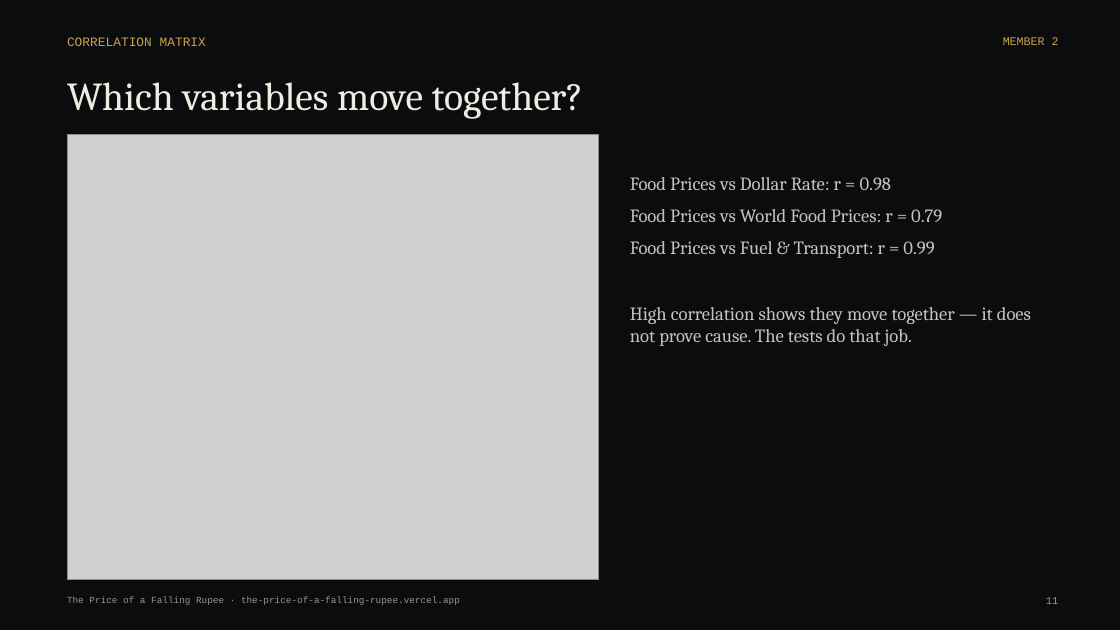
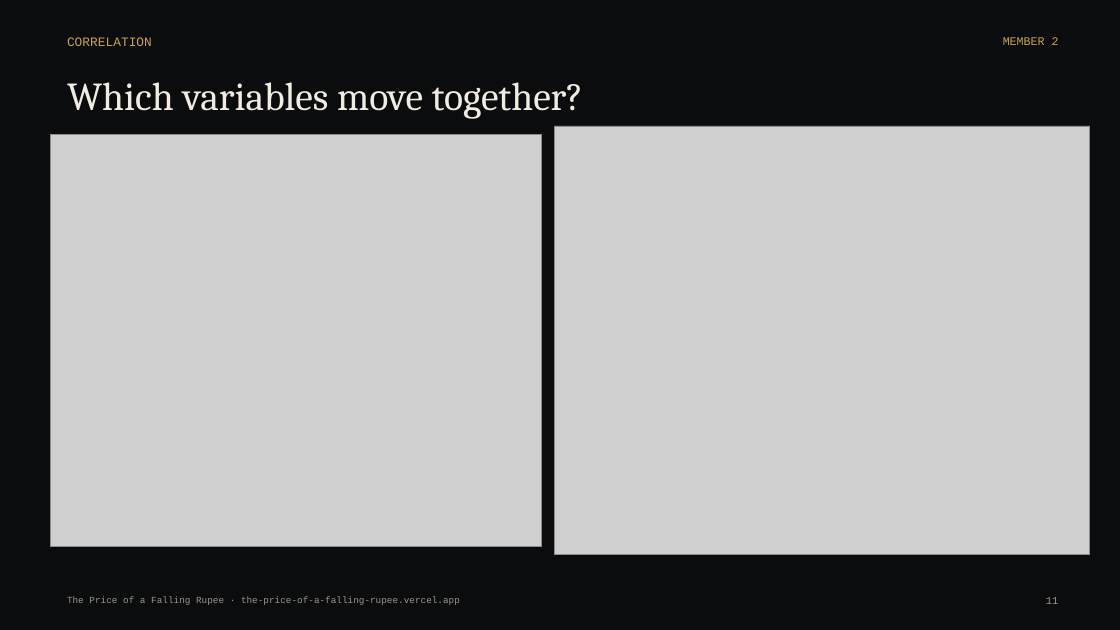
Before and after one commit to ruufaayl/fallingrupee, a slide deck: slide 11 of presentation/The_Price_of_a_Falling_Rupee_Deck.pptx. Drawn at 1120x630 pixels with LibreOffice and Linux fonts; fonts in the diff are those of the drawing; grey boxes stand for pictures. Boxes give left, top, right and bottom in pixels: in the first picture for what was removed or moved away, otherwise in the second. Text is boxed around its words. In the diff, an @@ line names an element or a change of style, - is before the commit and + after.

```diff
--- a/presentation/The_Price_of_a_Falling_Rupee_Deck.pptx
+++ b/presentation/The_Price_of_a_Falling_Rupee_Deck.pptx
@@ text at (67,37,152,46): text changed @@
-CORRELATION MATRIX
+CORRELATION
@@ picture: place and size @@
-picture at (67,134,598,580)
+picture at (50,134,541,546)
@@ picture added at (555,126,1091,555) @@
@@ text removed at (630,177,1031,346) @@
-Food Prices vs Dollar Rate: r = 0.98
-Food Prices vs World Food Prices: r = 0.79
-Food Prices vs Fuel & Transport: r = 0.99
-High correlation shows they move together — it does not prove cause. The tests do that job.
```
Also in this commit, not shown: 15 other slides changed, 4 slides added, 3 slides removed, 34 other files.
